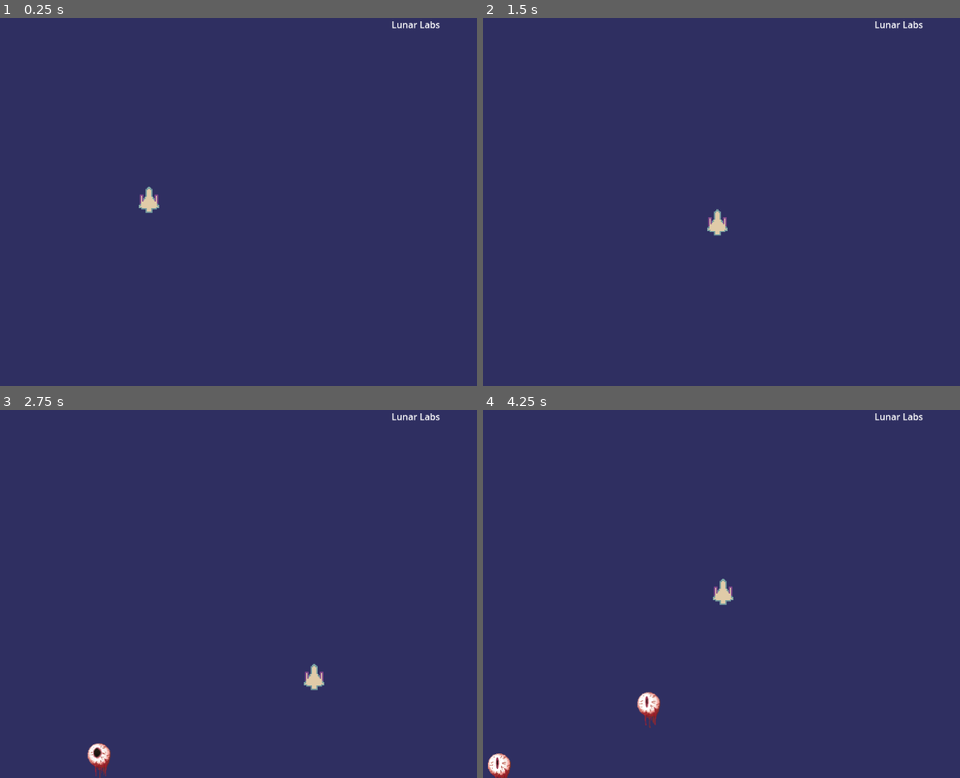
Above: before the commit, frames 1-4 (two rows, left to right).
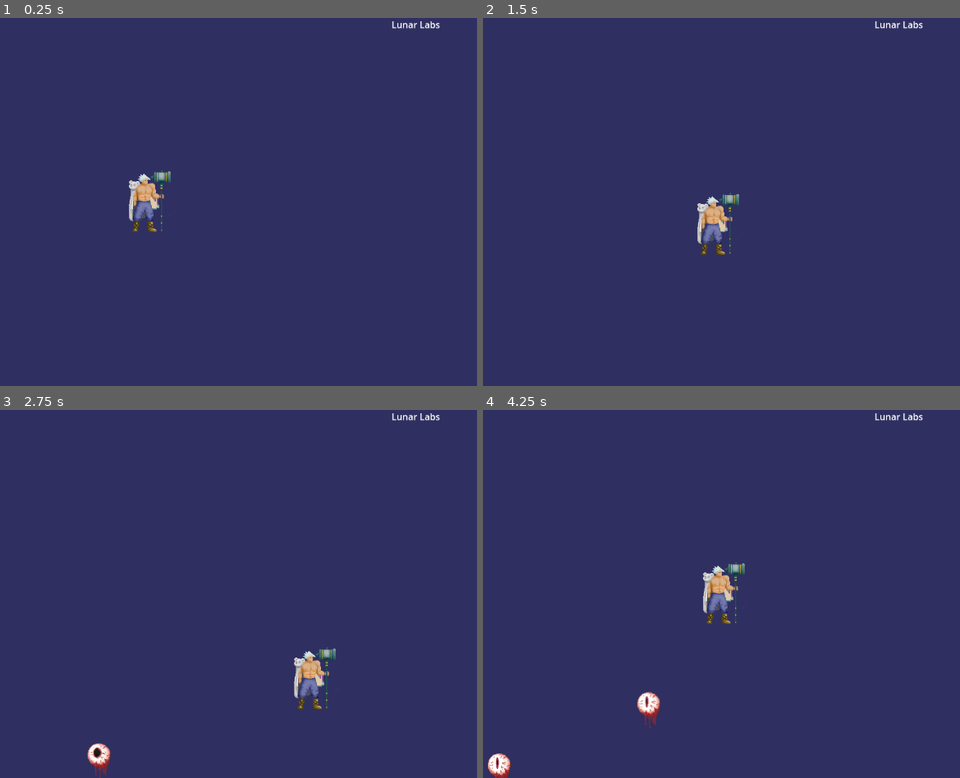
Above: after the commit, the same moments.

Repository: chii-vu/Grimlite
Game: Godot game, scene res://GameplayScene.tscn
Same seed, same stepped clock (60 frames per second), same inputs: the game is played once before the commit and once after it.
Inputs:
- Up to frame 1 (0.25 s): no input
- Up to frame 2 (1.5 s): tap Enter at 0.5 s; hold Right (ui_right) 0.53-1.28 s; hold Down (ui_down) from 1.28 s (still down)
- Up to frame 3 (2.75 s): release Down (ui_down) at 2.03 s; hold Right (ui_right) from 2.03 s (still down)
- Up to frame 4 (4.25 s): release Right (ui_right) at 2.78 s; hold Up (ui_up) 2.78-3.53 s; hold Left (ui_left) from 3.53 s (still down)

The runs differ from the first frame. In frame 1, 0.8% of the frame differs, in the area x 27-36%, y 41-59%; in frame 2, 0.8%; in frame 3, 0.8%, in the area x 61-71%, y 64-82%; in frame 4, 0.8%.

Commit message:
adding new Sprite2D for player, left the AnimatedSprite2D with ship though because didn't want to possibly break anything

Diff:
--- a/mvc/model/Player.tscn
+++ b/mvc/model/Player.tscn
@@ -1,8 +1,9 @@
-[gd_scene load_steps=20 format=3 uid="uid://x363ipybqtxk"]
+[gd_scene load_steps=25 format=3 uid="uid://x363ipybqtxk"]
 
 [ext_resource type="Script" path="res://mvc/model/Player.gd" id="1_i0ayj"]
 [ext_resource type="Script" path="res://mvc/views/PlayerView.gd" id="3_1kh2r"]
 [ext_resource type="Texture2D" uid="uid://b45ooahysl3ww" path="res://assets/PlayerShip Spritesheet (32x32, 17 frames).png" id="3_u3t4c"]
+[ext_resource type="Texture2D" uid="uid://dh0afckkcfn3m" path="res://assets/player_placeholder.png" id="4_2sqa5"]
 
 [sub_resource type="RectangleShape2D" id="RectangleShape2D_qc60u"]
 size = Vector2(8, 37)
@@ -137,6 +138,60 @@
 "name": &"Warp",
 "speed": 5.0
 }]
+
+[sub_resource type="Animation" id="Animation_qal3g"]
+resource_name = "walk_left"
+loop_mode = 1
+tracks/0/type = "value"
+tracks/0/imported = false
+tracks/0/enabled = true
+tracks/0/path = NodePath(".:frame")
+tracks/0/interp = 1
+tracks/0/loop_wrap = true
+tracks/0/keys = {
+"times": PackedFloat32Array(0, 1),
+"transitions": PackedFloat32Array(1, 1),
+"update": 1,
+"values": [1, 1]
+}
+
+[sub_resource type="Animation" id="Animation_ie8q7"]
+resource_name = "walk_right"
+loop_mode = 1
+tracks/0/type = "value"
+tracks/0/imported = false
+tracks/0/enabled = true
+tracks/0/path = NodePath(".:frame")
+tracks/0/interp = 1
+tracks/0/loop_wrap = true
+tracks/0/keys = {
+"times": PackedFloat32Array(0, 1),
+"transitions": PackedFloat32Array(1, 1),
+"update": 1,
+"values": [0, 0]
+}
+
+[sub_resource type="Animation" id="Animation_rjgqi"]
+length = 0.001
+tracks/0/type = "value"
+tracks/0/imported = false
+tracks/0/enabled = true
+tracks/0/path = NodePath(".:frame")
+tracks/0/interp = 1
+tracks/0/loop_wrap = true
+tracks/0/keys = {
+"times": PackedFloat32Array(0),
+"transitions": PackedFloat32Array(1),
+"update": 1,
+"values": [0]
+}
+
+[sub_resource type="AnimationLibrary" id="AnimationLibrary_208ts"]
+_data = {
+"RESET": SubResource("Animation_rjgqi"),
+"walk_left": SubResource("Animation_qal3g"),
+"walk_right": SubResource("Animation_ie8q7")
+}
 
 [node name="Player" type="CharacterBody2D"]
 collision_layer = 3
@@ -159,6 +214,13 @@
 scale = Vector2(2, 2)
 sprite_frames = SubResource("SpriteFrames_byemn")
 animation = &"Warp"
-frame = 2
-frame_progress = 1.0
 speed_scale = 3.0
+
+[node name="Sprite2D" type="Sprite2D" parent="PlayerView"]
+texture = ExtResource("4_2sqa5")
+hframes = 2
+
+[node name="AnimationPlayer" type="AnimationPlayer" parent="PlayerView/Sprite2D"]
+libraries = {
+"": SubResource("AnimationLibrary_208ts")
+}
Binary file added: assets/player_placeholder.png
Not shown, added: assets/player_placeholder.png.import
